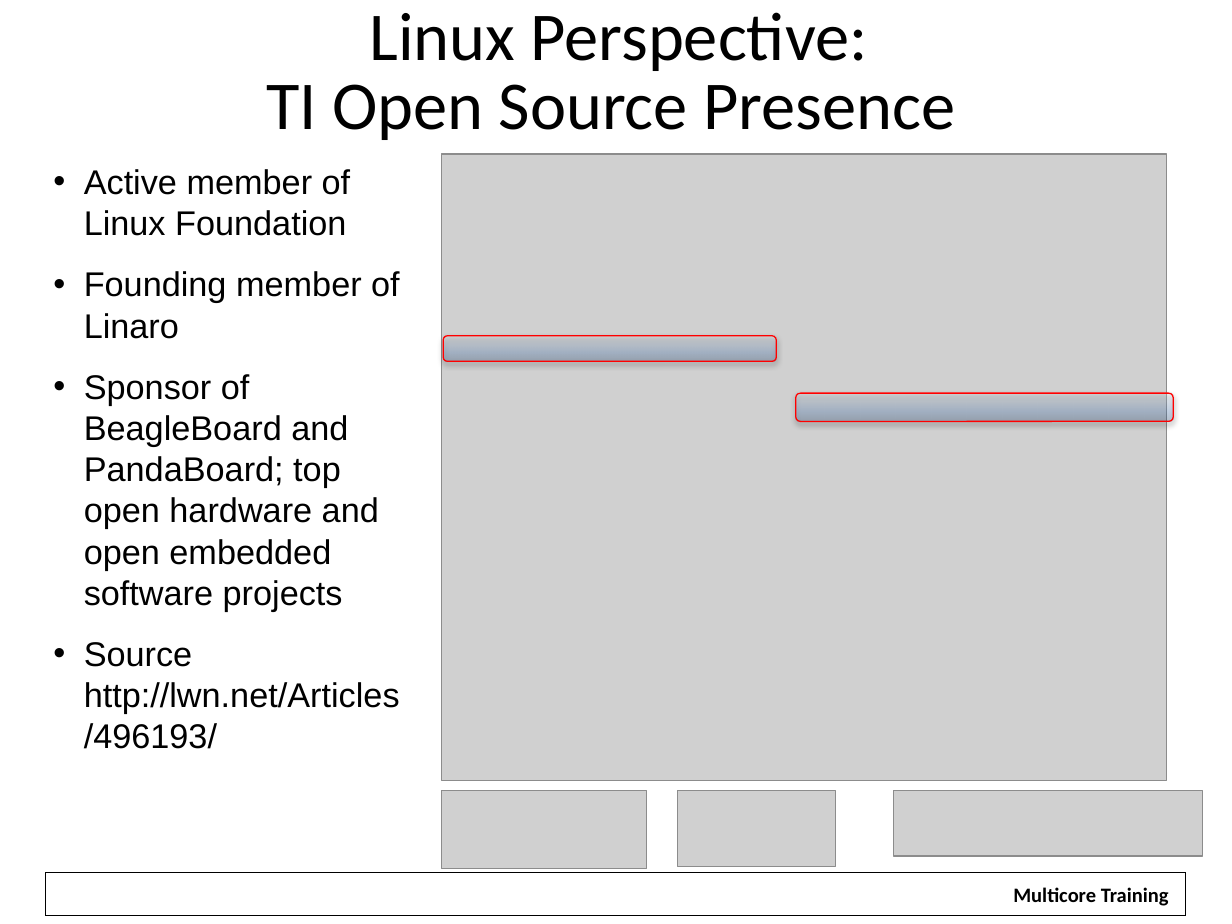
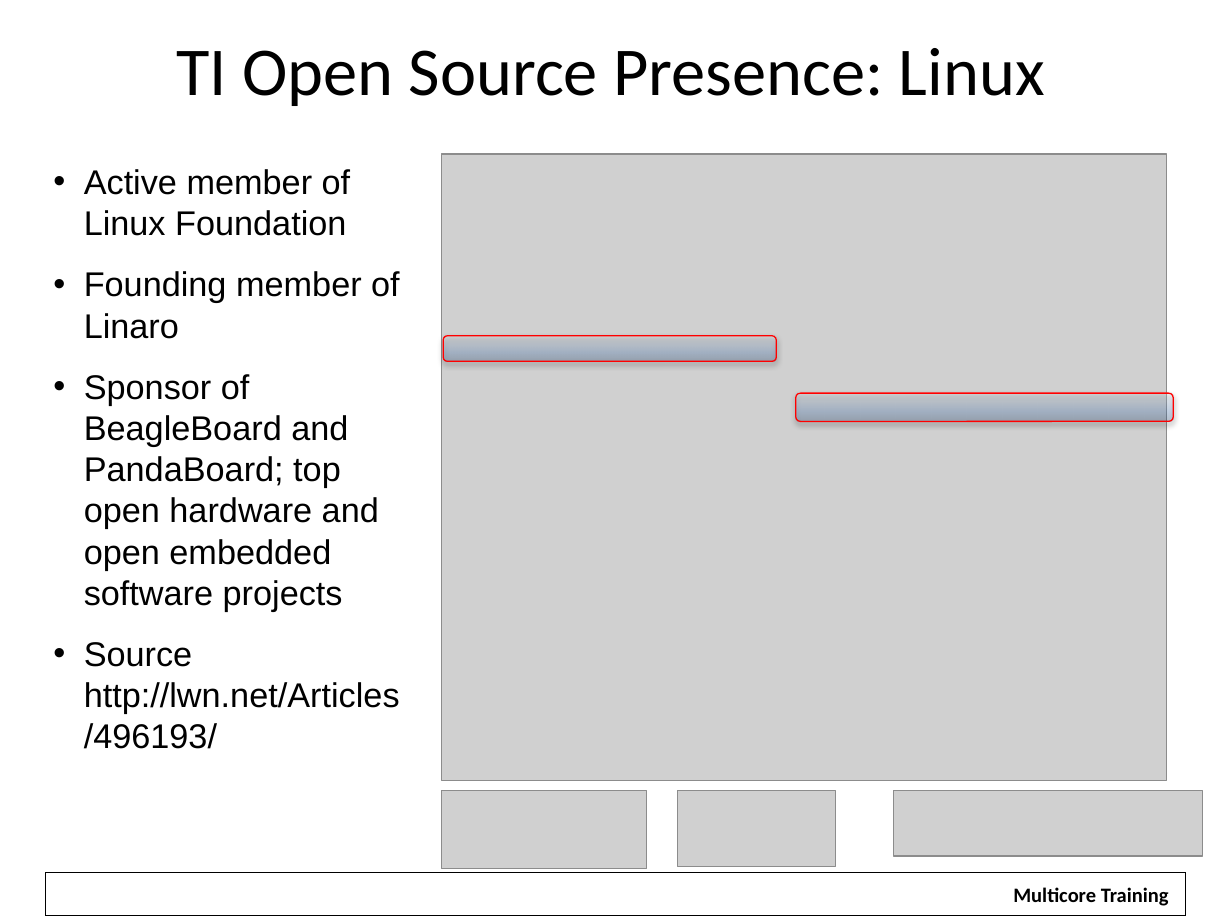
Before and after one commit to hari1989/keystone-workshop, a slide deck: slide 6 of slides/KeyStone Software.pptx (slide 19 before the commit). Drawn at 1232x924 pixels with LibreOffice and Linux fonts; fonts in the diff are those of the drawing; grey boxes stand for pictures; background and template pictures are left out. Boxes give left, top, right and bottom in pixels: in the first picture for what was removed or moved away, otherwise in the second. Text is boxed around its words. In the diff, an @@ line names an element or a change of style, - is before the commit and + after.

```diff
--- a/slides/KeyStone Software.pptx
+++ b/slides/KeyStone Software.pptx
@@ text at box(176, 48, 1045, 106): text changed @@
-Linux Perspective:
-TI Open Source Presence
+TI Open Source Presence: Linux
```
Also in this commit, not shown: 12 other slides changed, 8 slides added, 39 slides removed.
